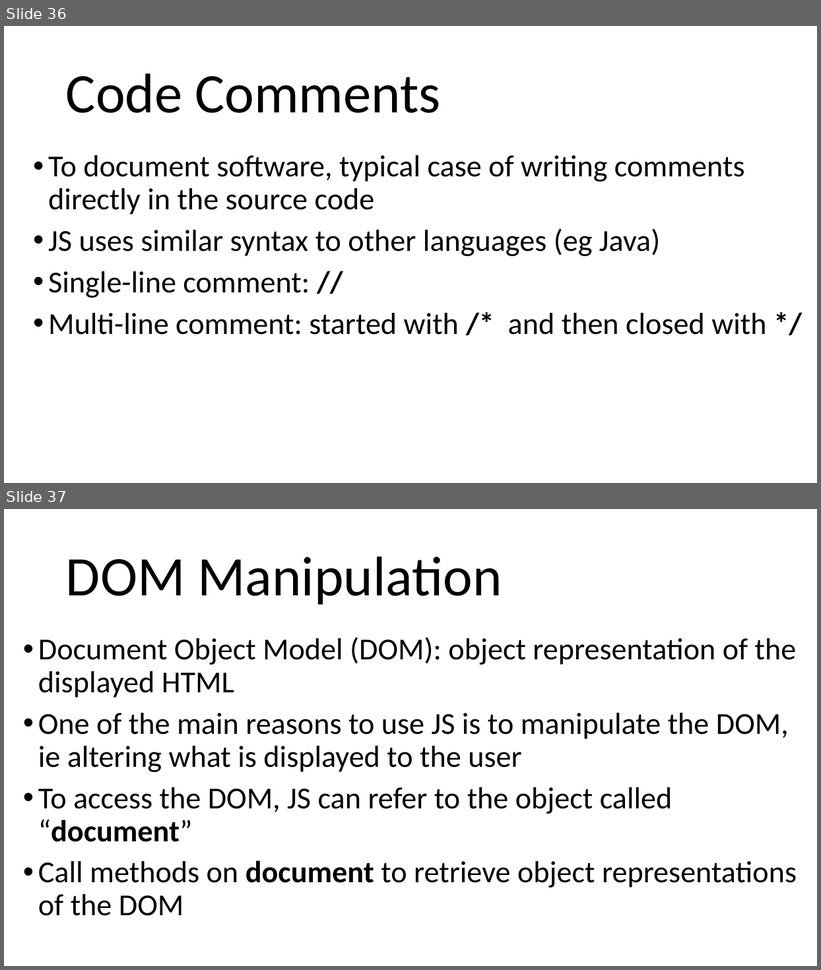
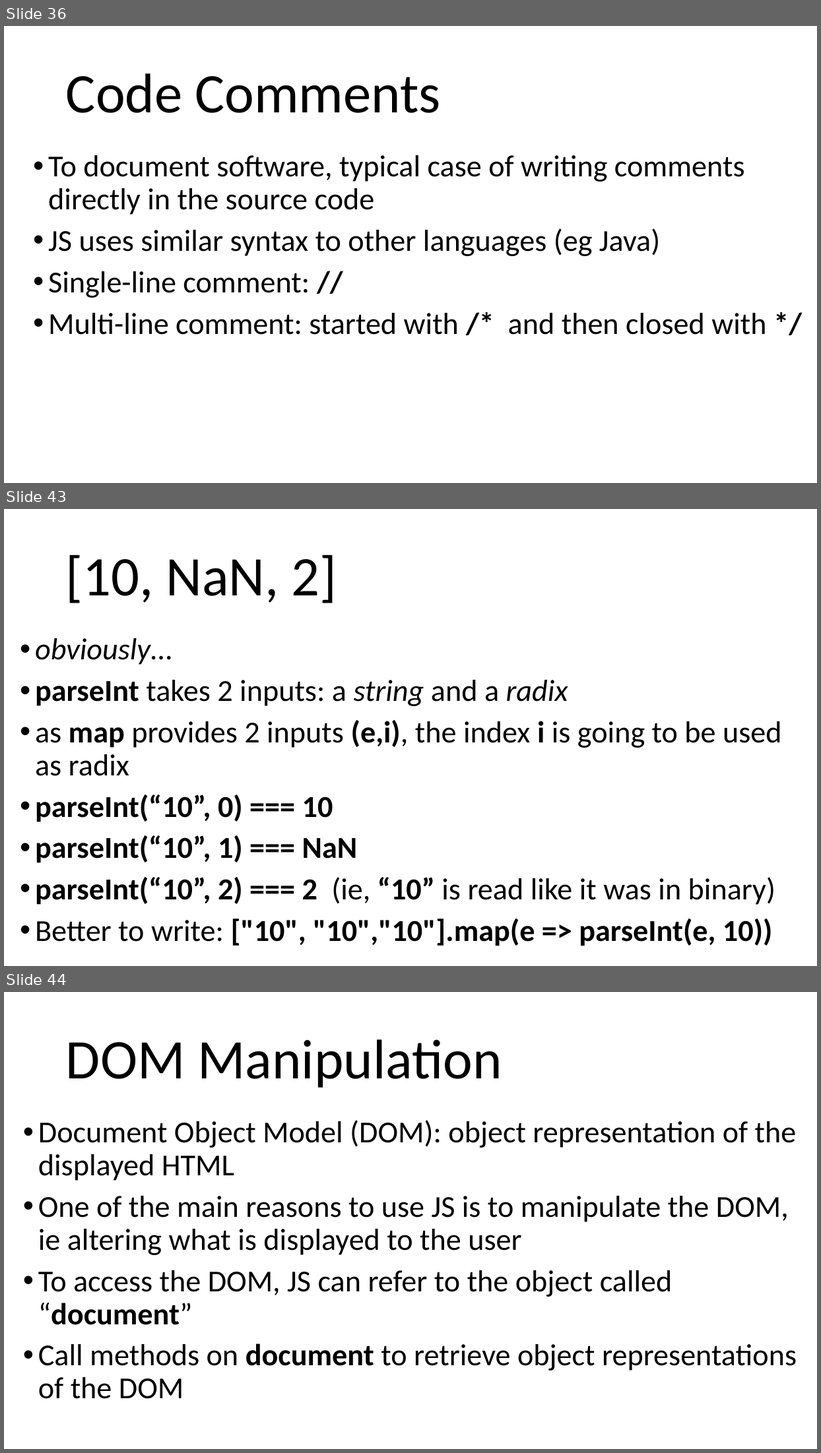
Before and after one commit to arcuri82/web_development_and_api_design, a slide deck: docs/slides/lesson_01.pptx. Shown one above the other, each under a label of ours: slides 36 and 37 before the commit, slides 36, 43 and 44 after it; the slides between them are not shown. The pictures are 821x970 and 821x1453 pixels, drawn with LibreOffice and Linux fonts; fonts in the diff are those of the drawing. Boxes give left, top, right and bottom in pixels: in the first picture for what was removed or moved away, otherwise in the second. Text is boxed around its words. In the diff, an @@ line names an element or a change of style, - is before the commit and + after.

```diff
--- a/docs/slides/lesson_01.pptx
+++ b/docs/slides/lesson_01.pptx
@@ slide 43 added at (x1=4, y1=509, x2=817, y2=966), background #FFFFFF @@
@@ title added at (x1=66, y1=555, x2=337, y2=603), 66 pt, text #000000 @@
+[10, NaN, 2]
@@ text added at (x1=35, y1=638, x2=782, y2=947), 36 pt, text #000000 @@
+• obviously…
+• parseInt takes 2 inputs: a string and a radix
+• as map provides 2 inputs (e,i), the index i is going to be used as radix
+• parseInt(“10”, 0) === 10
+• parseInt(“10”, 1) === NaN
+• parseInt(“10”, 2) === 2 (ie, “10” is read like it was in binary)
+• Better to write: ["10", "10","10"].map(e => parseInt(e, 10))
@@ what was slide 37 is now slide 44 @@
```
Also in this commit, not shown: 3 slides changed, 6 other slides added, 1 other file.
